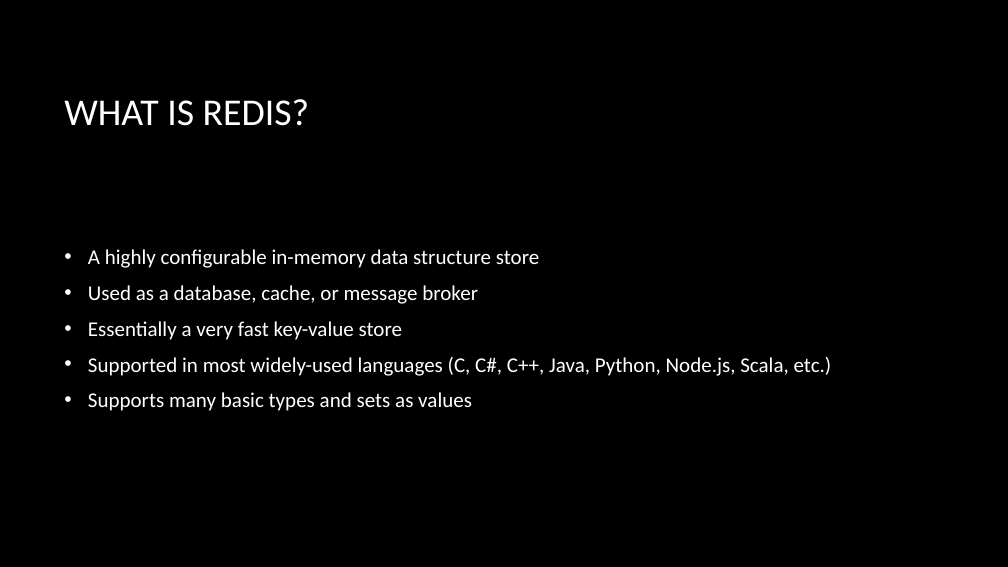
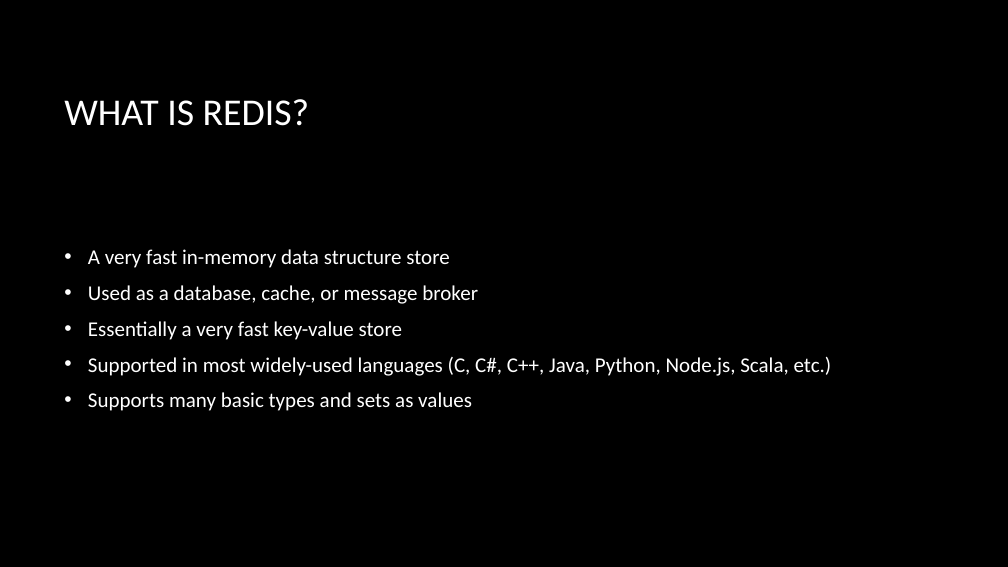
Before and after one commit to zoldham/Redis-Intro, a slide deck: slide 2 of Presenters/Presentation.pptx. Drawn at 1008x567 pixels with LibreOffice and Linux fonts; fonts in the diff are those of the drawing; background and template pictures are left out. Boxes give left, top, right and bottom in pixels: in the first picture for what was removed or moved away, otherwise in the second. Text is boxed around its words. In the diff, an @@ line names an element or a change of style, - is before the commit and + after.

Commit message:
Update presentation

```diff
--- a/Presenters/Presentation.pptx
+++ b/Presenters/Presentation.pptx
@@ text at box(88, 249, 449, 268): text changed @@
-• A highly configurable in-memory data structure store
+• A very fast in-memory data structure store
```
Also in this commit, not shown: 1 other slide changed, 1 slide added, 1 slide removed.
